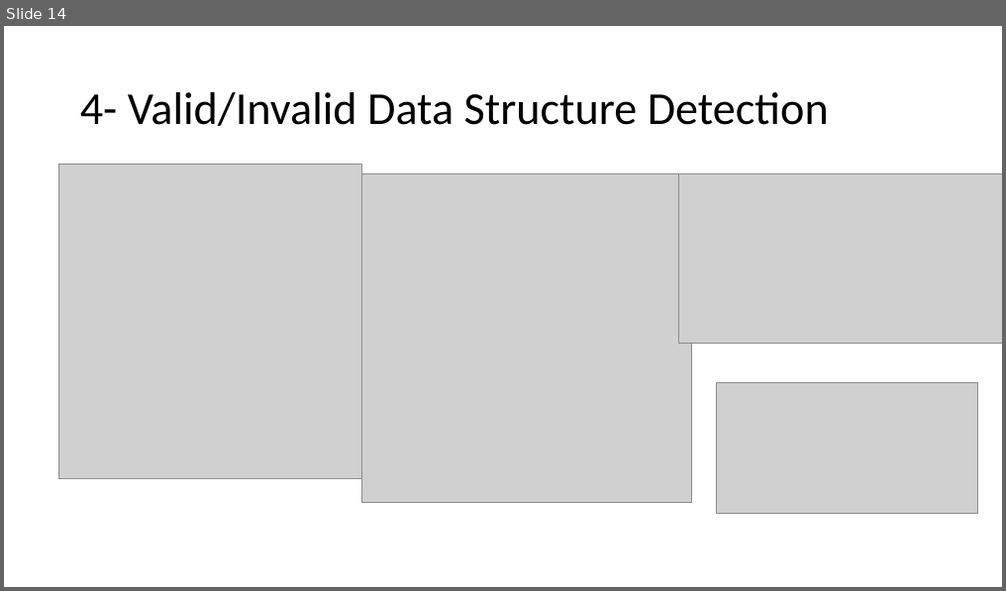
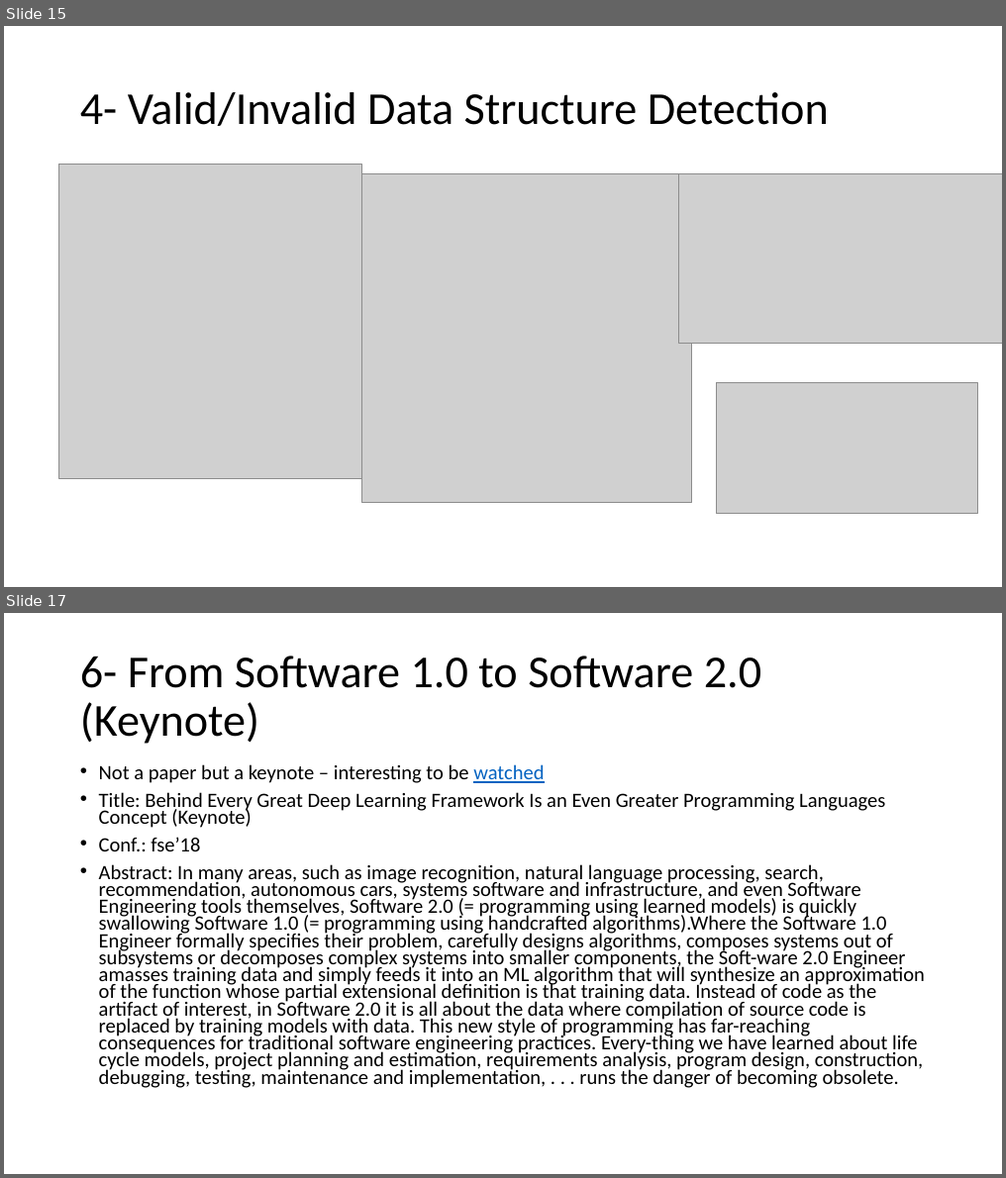
Before and after one commit to AhmadM-DL/SEML, a slide deck: SEML.pptx. Shown one above the other, each under a label of ours: slide 14 before the commit, slides 15 and 17 after it; the slides between them are not shown. The pictures are 1006x591 and 1006x1178 pixels, drawn with LibreOffice and Linux fonts; fonts in the diff are those of the drawing; grey boxes stand for pictures. Boxes give left, top, right and bottom in pixels: in the first picture for what was removed or moved away, otherwise in the second. Text is boxed around its words. In the diff, an @@ line names an element or a change of style, - is before the commit and + after.

```diff
--- a/SEML.pptx
+++ b/SEML.pptx
@@ slide 17 added at box(4, 613, 1002, 1174), background #FFFFFF @@
@@ title added at box(80, 656, 761, 744), 44 pt, text #000000 @@
+6- From Software 1.0 to Software 2.0 (Keynote)
@@ text added at box(99, 764, 925, 1088), 19.6 pt, text #000000 @@
+• Not a paper but a keynote – interesting to be watched
+• Title: Behind Every Great Deep Learning Framework Is an Even Greater Programming Languages Concept (Keynote)
+• Conf.: fse’18
+• Abstract: In many areas, such as image recognition, natural language processing, search, recommendation, autonomous cars, systems software and infrastructure, and even Software Engineering tools themselves, Software 2.0 (= programming using learned models) is quickly swallowing Software 1.0 (= programming using handcrafted algorithms).Where the Software 1.0 Engineer formally specifies their problem, carefully designs algorithms, composes systems out of subsystems or decomposes complex systems into smaller components, the Soft-ware 2.0 Engineer amasses training data and simply feeds it into an ML algorithm that will synthesize an approximation of the function whose partial extensional definition is that training data. Instead of code as the artifact of interest, in Software 2.0 it is all about the data where compilation of source code is replaced by training models with data. This new style of programming has far-reaching consequences for traditional software engineering practices. Every-thing we have learned about life cycle models, project planning and estimation, requirements analysis, program design, construction, debugging, testing, maintenance and implementation, . . . runs the danger of becoming obsolete.
@@ what was slide 14 is now slide 15 @@
```
Also in this commit, not shown: 7 other slides added, 1 other file.
